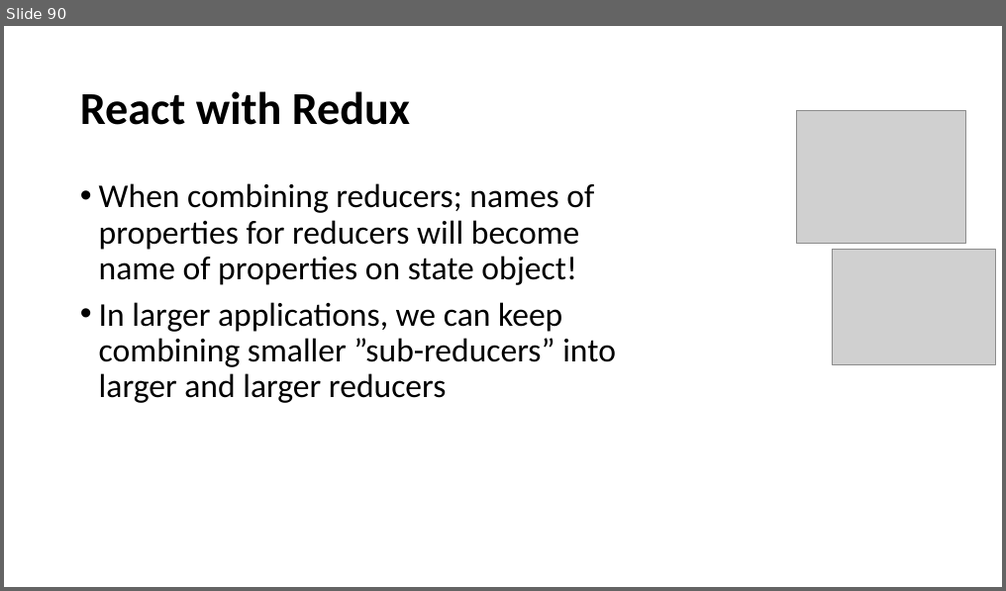
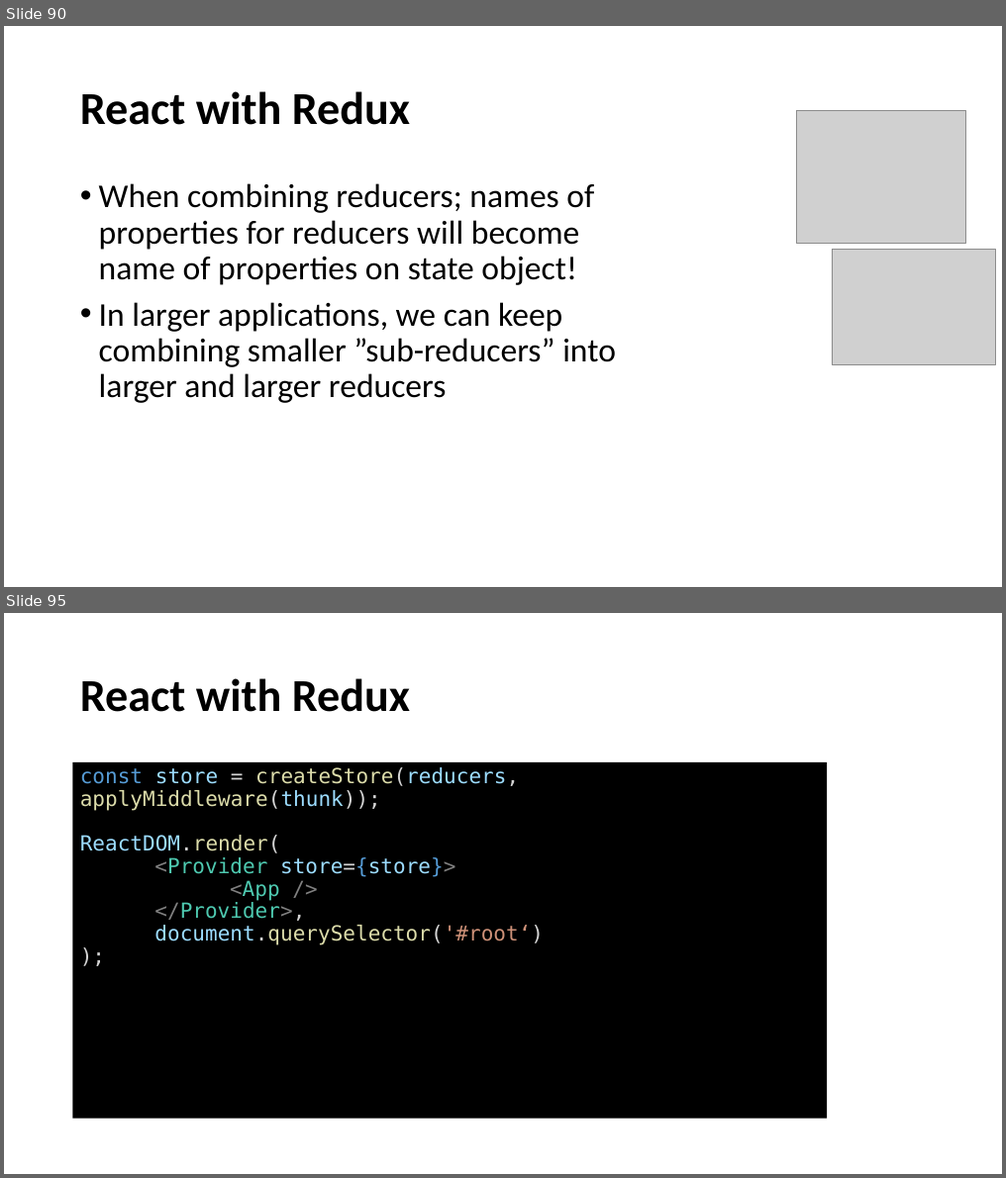
Before and after one commit to perl-easj/WebProg, a slide deck: 50_React/React.pptx. Shown one above the other, each under a label of ours: slide 90 before the commit, slides 90 and 95 after it; the slides between them are not shown. The pictures are 1006x591 and 1006x1178 pixels, drawn with LibreOffice and Linux fonts; fonts in the diff are those of the drawing; grey boxes stand for pictures. Boxes give left, top, right and bottom in pixels: in the first picture for what was removed or moved away, otherwise in the second. Text is boxed around its words. In the diff, an @@ line names an element or a change of style, - is before the commit and + after.

```diff
--- a/50_React/React.pptx
+++ b/50_React/React.pptx
@@ slide 95 added at (4,613,1002,1174), background #FFFFFF @@
@@ title added at (80,678,410,712), 44 pt, text #000000, bold @@
+React with Redux
@@ text added at (73,762,828,1119), fill #000000, 20 pt, text #DCDCAA @@
+const store = createStore(reducers, applyMiddleware(thunk));
+ReactDOM.render(
+<Provider store={store}>
+<App />
+</Provider>,
+document.querySelector('#root‘)
+);
```
Also in this commit, not shown: 10 other slides added.
